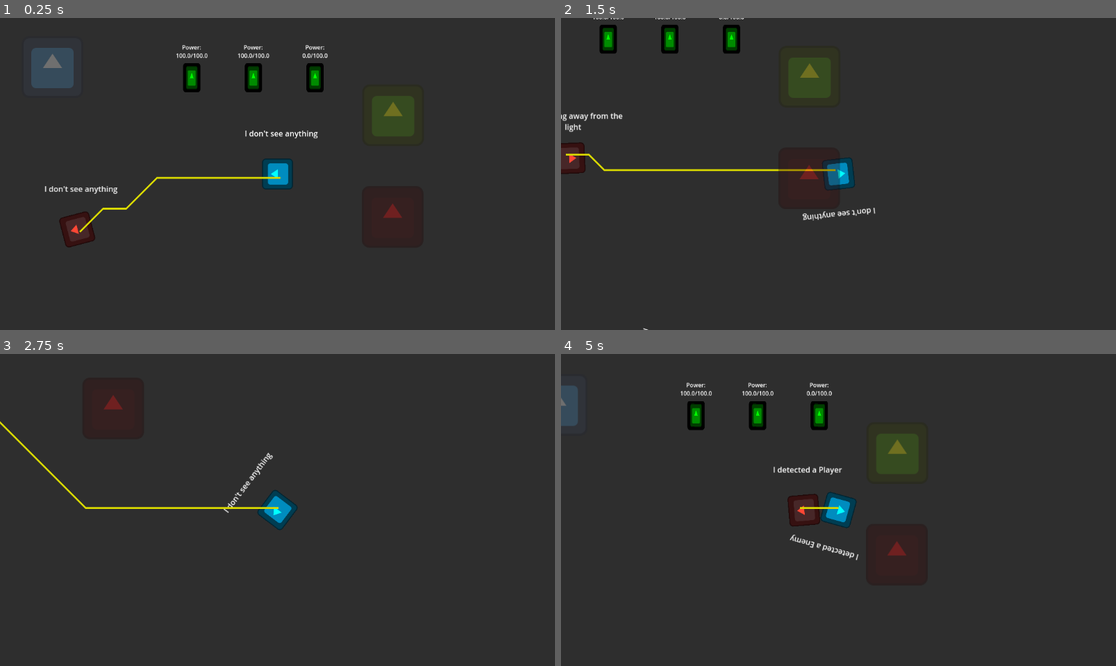
Above: before the commit, frames 1-4 (two rows, left to right).
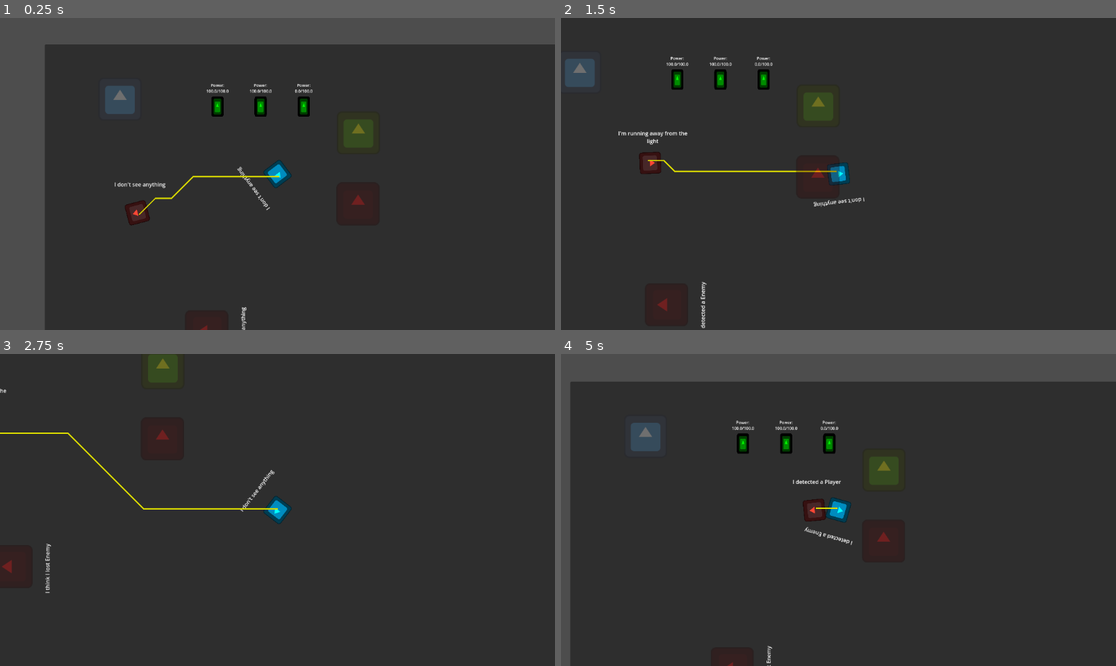
Above: after the commit, the same moments.

Repository: haladrias/godot_wild_jam_82_project
Game: Godot game, scene res://scenes/main.tscn
The game is run twice, just before and just after one commit, with the same random seed, the same clock (stepped at 60 frames per second) and the same inputs. The engine's default icon, where the game draws it, is replaced by a stand-in: a white triangle on a blue panel in a dark square.
Inputs (mouse positions are in pixels of both pictures, inside the frame that each line leads up to):
- Up to frame 1 (0.25 s): no input
- Up to frame 2 (1.5 s): move the mouse to (960, 158) at 0.52 s; hold D (move_right) 0.53-1.28 s; hold Space (space_bar) 0.53-1.28 s; move the mouse to (727, 189) at 1.27 s; hold S (move_down) from 1.28 s (still down); tap Space (space_bar) at 1.35 s
- Up to frame 3 (2.75 s): move the mouse to (333, 441) at 2.02 s; release S (move_down) at 2.03 s; hold D (move_right) from 2.03 s (still down); hold Space (space_bar) from 2.03 s (still down)
- Up to frame 4 (5 s): move the mouse to (810, 572) at 2.77 s; release D (move_right) at 2.78 s; release Space (space_bar) at 2.78 s; hold W (move_up) 2.78-3.53 s; tap Space (space_bar) at 2.85, 4.35 s; move the mouse to (1005, 556) at 3.52 s; hold Space (space_bar) 3.53-4.28 s; hold A (move_left) from 3.53 s (still down); move the mouse to (672, 463) at 4.27 s

The runs differ from the first frame. In frame 1, 22% of the frame differs, in the area x 0-100%, y 0-100%; in frame 2, 5.2%; in frame 3, 1.9%; in frame 4, 14%.

Commit message:
FEATURE: Enhance detection logic to trigger enemy behavior when detected by the light via detection_component

Diff:
--- a/scenes/player.tscn
+++ b/scenes/player.tscn
@@ -55,3 +55,4 @@
 vertical_alignment = 1
 
 [node name="Camera2D" type="Camera2D" parent="."]
+zoom = Vector2(0.7, 0.7)
--- a/scripts/detection_component.gd
+++ b/scripts/detection_component.gd
@@ -73,6 +73,8 @@
 			# New detection if body is in the current list but wasn't in the previous frame's.
 			print("NEW DETECTION: ", body.name)
 			view_cone_detection_triggered.emit(body)
+			if body.is_in_group("Enemy"):
+				body.run_away_from_light()
 
 	# Check for lost bodies
 	for body in _bodies_in_fov:
--- a/scripts/flood_light.gd
+++ b/scripts/flood_light.gd
@@ -10,8 +10,6 @@
 
 func detected(body):
 	DebugTools.update_debug_label(debug_label, "I detected a " + body.name)
-	if body.is_in_group("Enemy"):
-		body.run_away_from_light()
 
 
 func not_detected(body):
